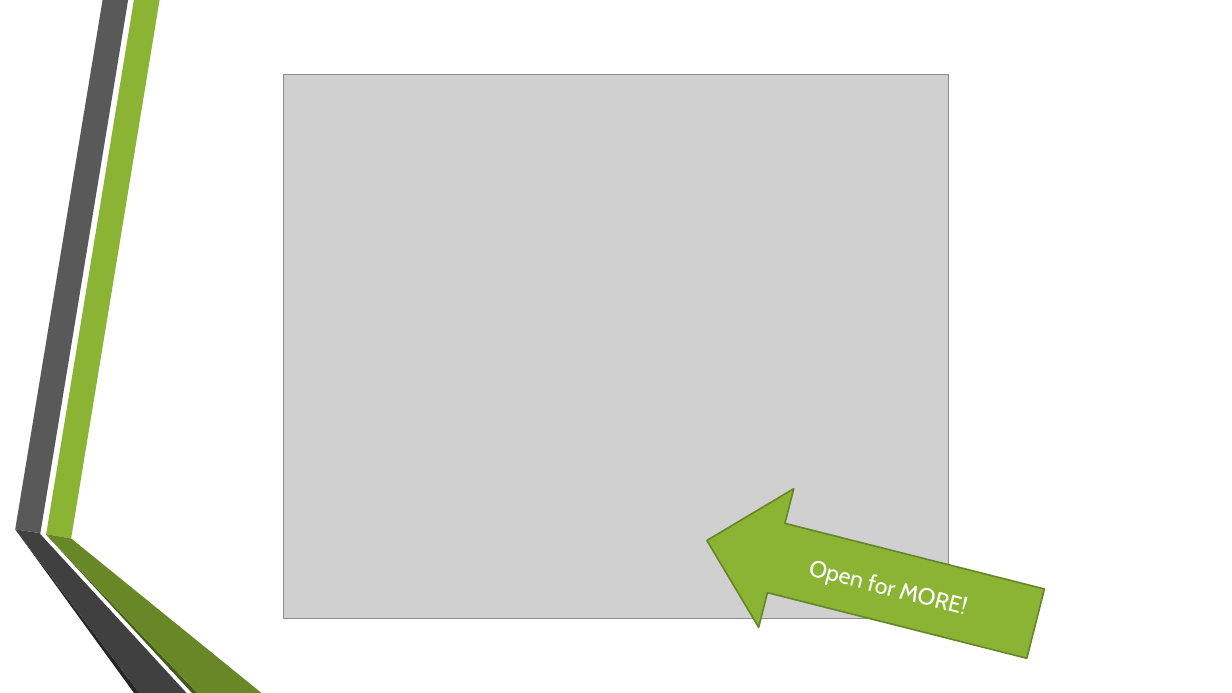
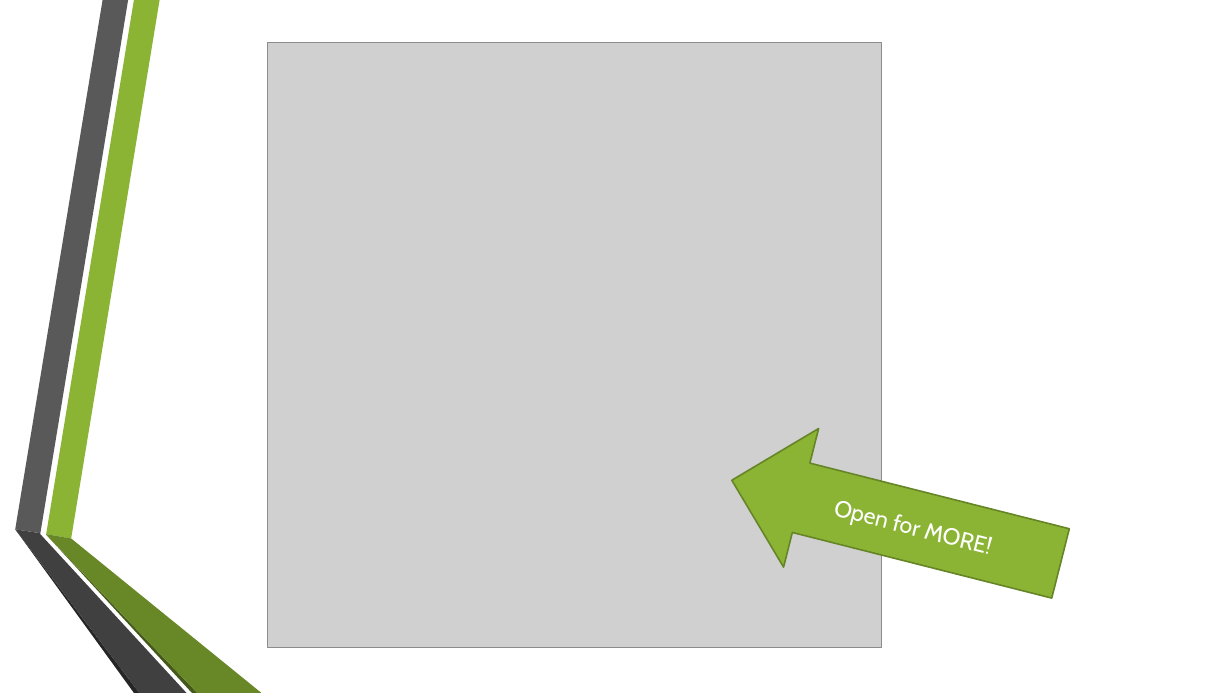
Before and after one commit to GamingBets/documents, a slide deck: slide 4 of Gaming-Bets.pptx (slide 5 before the commit). Drawn at 1232x693 pixels with LibreOffice and Linux fonts; fonts in the diff are those of the drawing; grey boxes stand for pictures; background and template pictures are left out. Boxes give left, top, right and bottom in pixels: in the first picture for what was removed or moved away, otherwise in the second. Text is boxed around its words. In the diff, an @@ line names an element or a change of style, - is before the commit and + after.

```diff
--- a/Gaming-Bets.pptx
+++ b/Gaming-Bets.pptx
@@ picture: place and size @@
-picture at box(284, 75, 949, 618)
+picture at box(268, 43, 882, 649)
@@ left arrow "Open for MORE!": place and size @@
-left arrow "Open for MORE!" at box(689, 472, 1053, 693)
+left arrow "Open for MORE!" at box(714, 411, 1078, 633)
```
Also in this commit, not shown: 4 other slides changed, 7 slides added, 1 slide removed, 4 other files.
